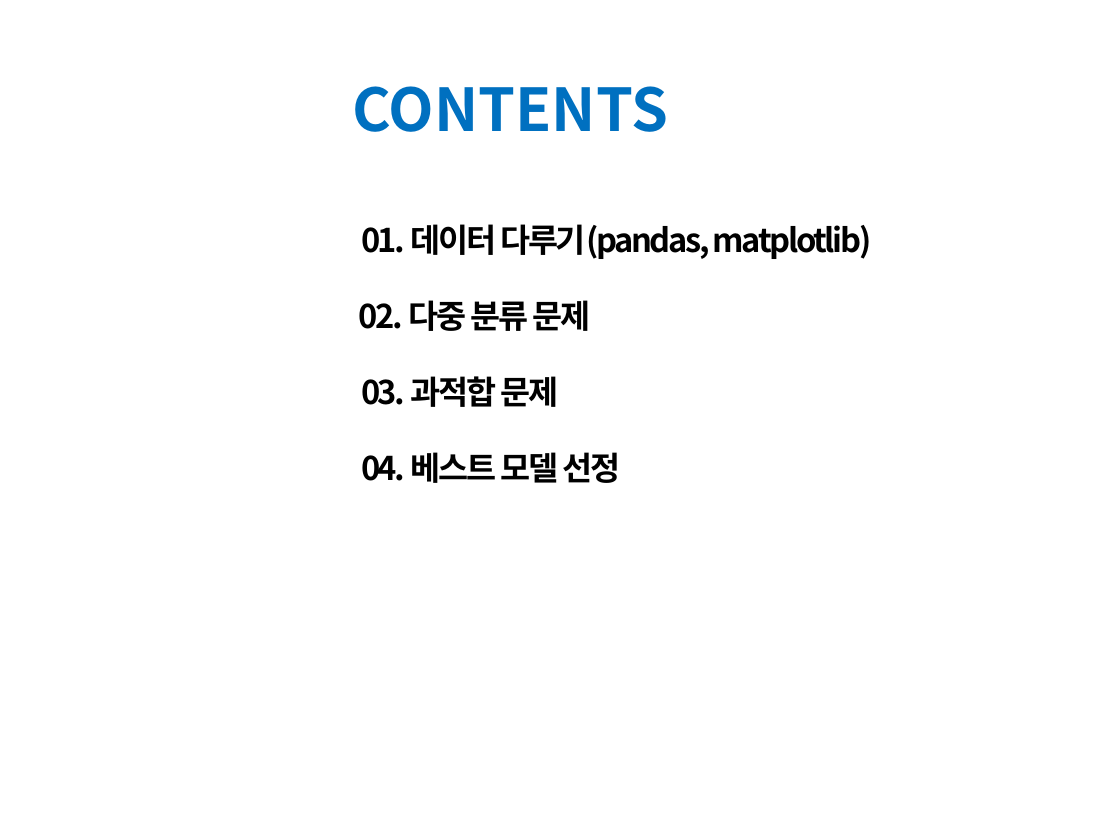
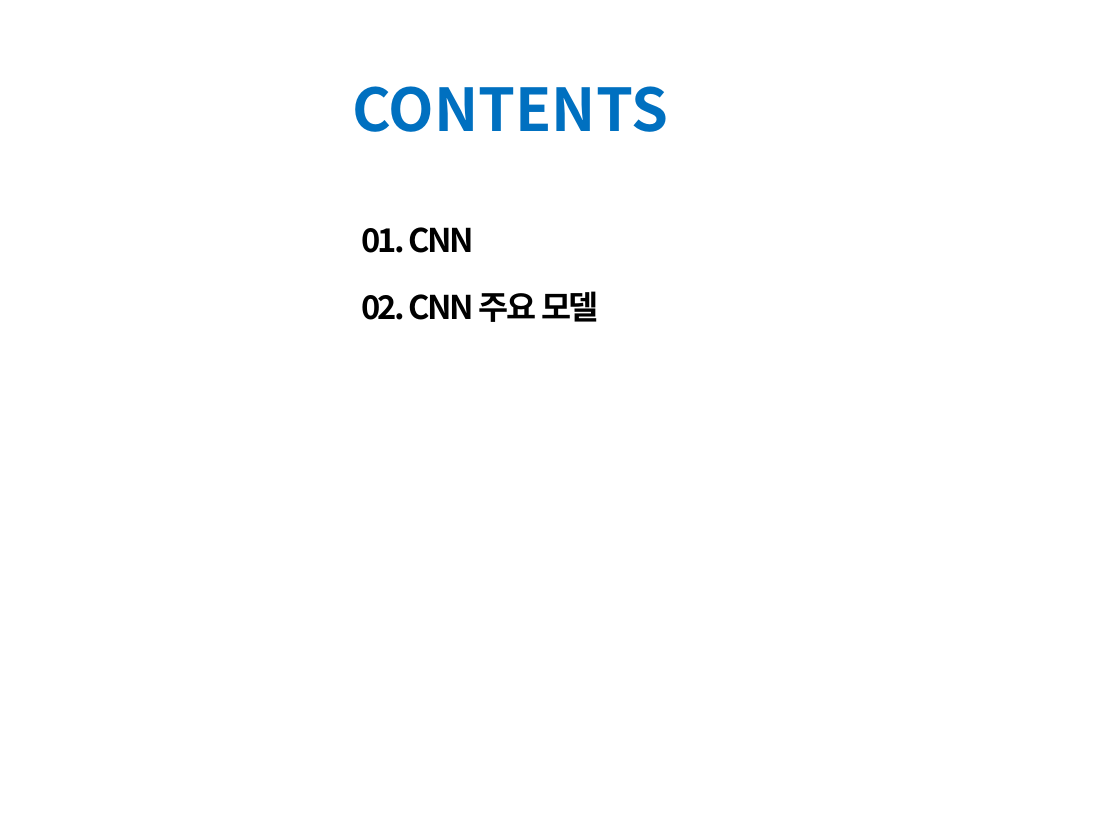
Before and after one commit to Heechul90/Deep_Learning, a slide deck: slide 2 of Study/정리/Deep Learning04.pptx. Drawn at 1120x840 pixels with LibreOffice and Linux fonts; fonts in the diff are those of the drawing; background and template pictures are left out. Boxes give left, top, right and bottom in pixels: in the first picture for what was removed or moved away, otherwise in the second. Text is boxed around its words. In the diff, an @@ line names an element or a change of style, - is before the commit and + after.

```diff
--- a/Study/정리/Deep Learning04.pptx
+++ b/Study/정리/Deep Learning04.pptx
@@ text at (361, 227, 474, 253): text changed @@
-01. 데이터 다루기(pandas, matplotlib)
+01. CNN
@@ text added at (361, 291, 599, 322), 21 pt, text #000000, bold @@
+02. CNN 주요 모델
@@ text removed at (359, 300, 591, 331) @@
-02. 다중 분류 문제
@@ text removed at (361, 376, 559, 407) @@
-03. 과적합 문제
@@ text removed at (361, 452, 621, 483) @@
-04. 베스트 모델 선정
```
Also in this commit, not shown: 7 other slides changed, 10 slides added, 1 slide removed.
